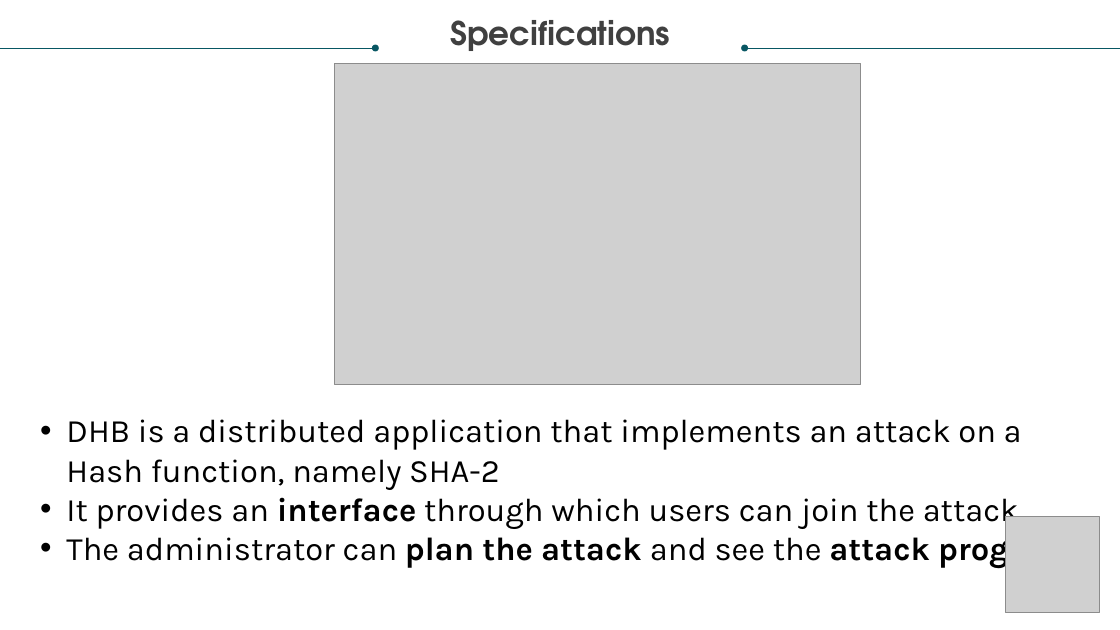
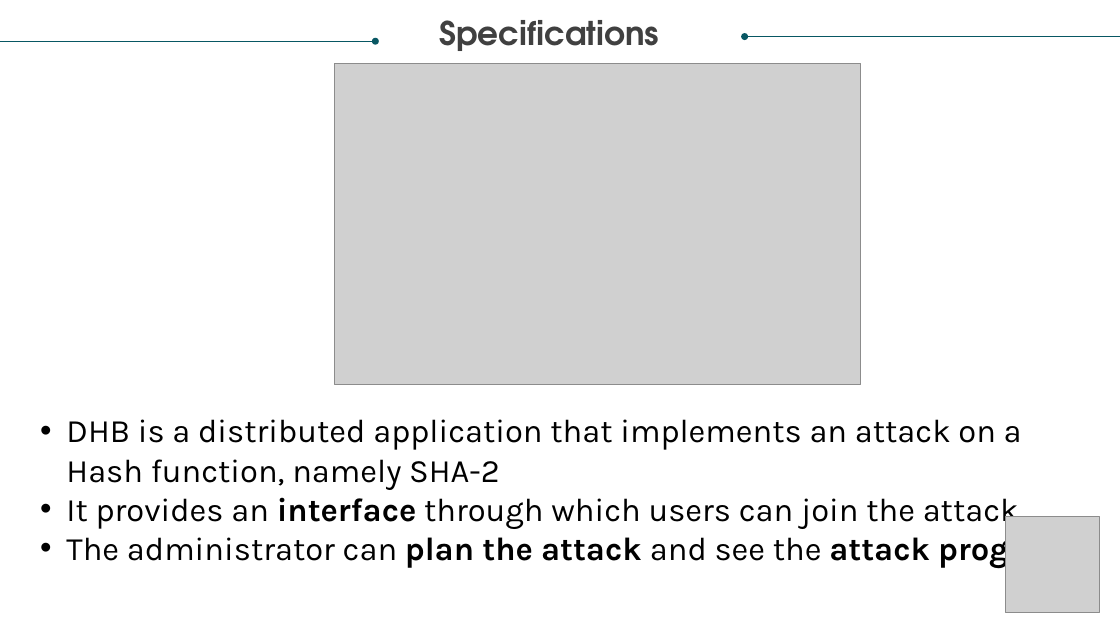
Before and after one commit to PippoGit/DistributedHashBreaker, a slide deck: slide 3 of Distributed Hash-breaker.pptx. Drawn at 1120x630 pixels with LibreOffice and Linux fonts; fonts in the diff are those of the drawing; grey boxes stand for pictures. Boxes give left, top, right and bottom in pixels: in the first picture for what was removed or moved away, otherwise in the second. Text is boxed around its words. In the diff, an @@ line names an element or a change of style, - is before the commit and + after.

```diff
--- a/Distributed Hash-breaker.pptx
+++ b/Distributed Hash-breaker.pptx
@@ text "Specifications": place and size @@
-text "Specifications" at <box>450,20,670,51</box>
+text "Specifications" at <box>439,20,659,51</box>
@@ arrow moved from (0, 48) - (376, 48) to (0, 41) - (376, 41) @@
@@ arrow moved from (744, 48) - (1120, 48) to (744, 37) - (1120, 37) @@
```
Also in this commit, not shown: 3 other slides changed, 3 slides added.
